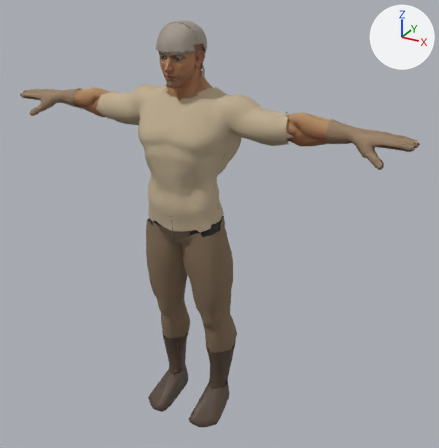
The glTF model game/models/own/races/людина-чоловік.gltf as it was, and as the next commit left it.
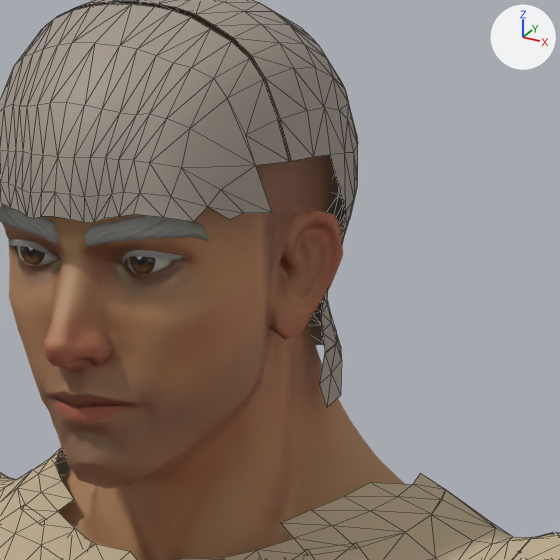
Old and new are each drawn whole from a 50 mm lens placed at (1.313, -2.075, 2.048), pointed at (0.112, 0.107, 0.956) and again close up on the part from 36% to 53% of the width and 5% to 22% of the height. The lights are fixed; the arrows at upper right show +X, +Y and +Z. The older version's two pictures come first. The close-ups show mesh edges as thin lines.

The first close-up shows 'Eyebrows', 'Eyes', 'SuperHero_Male', 'Одяг-Сорочка', 'Одяг-Шолом'.
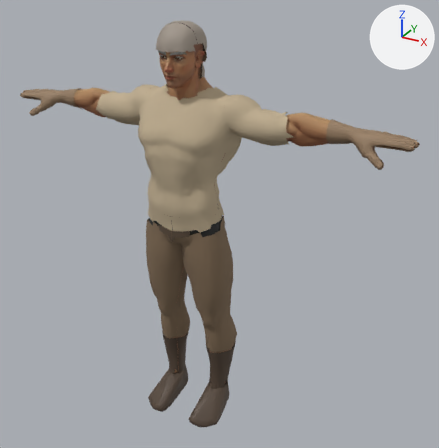
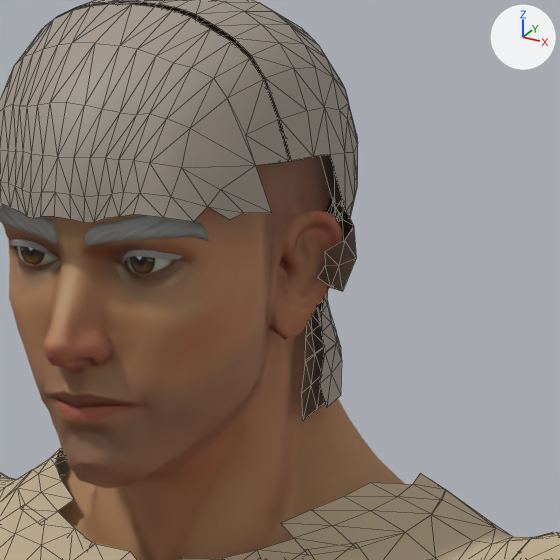
The edits, one by one:
Picture 'волосся-русяве' (img_волосся_русяве) is new.
Material 'Волосся' (mat_волосся) is new.
Uses the picture img_волосся_русяве.
Mesh me_sphere_005_retopology_008 is new.
It has 418 vertices, 654 faces and spans x -0.096..0.096, y -0.097..0.113, z 1.602..1.817.
It uses material mat_волосся.
Object 'Волосся' (ob_волосся) is new; it shows me_sphere_005_retopology_008.
Its location is (0.0, 0.0, 0.0).

What differs and where, as boxes [x1, y1, x2, y2] in the close-ups (560 x 560 px):
'Волосся', added (mostly hidden)
    after: [123, 2, 356, 420]
